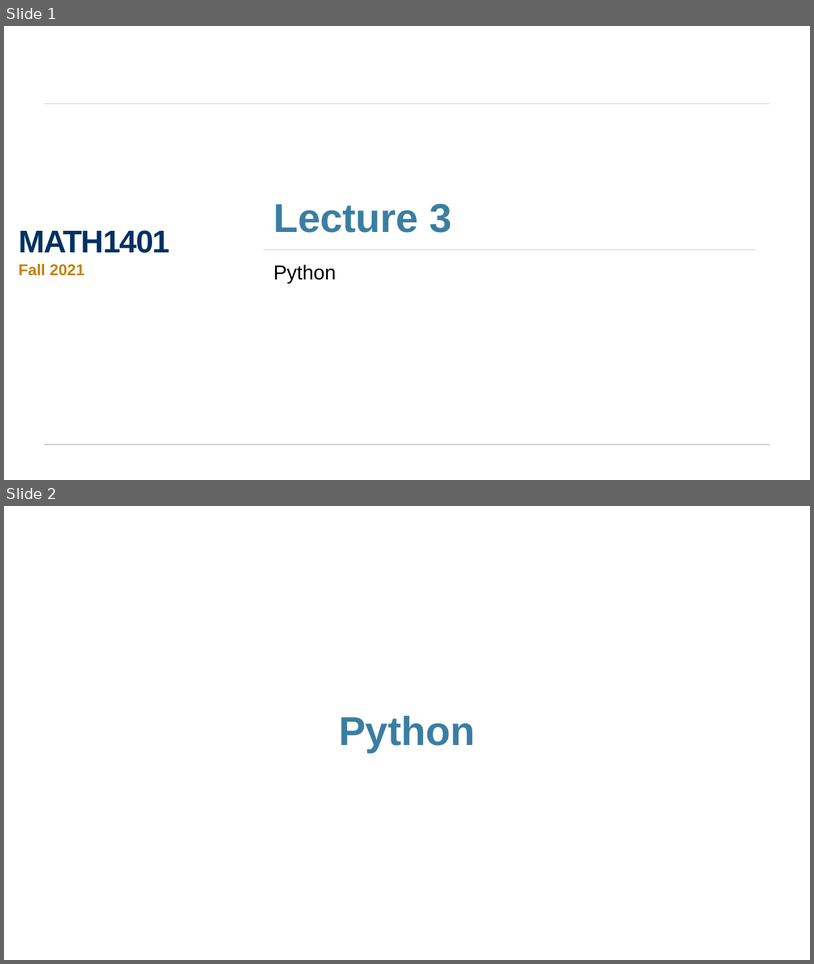
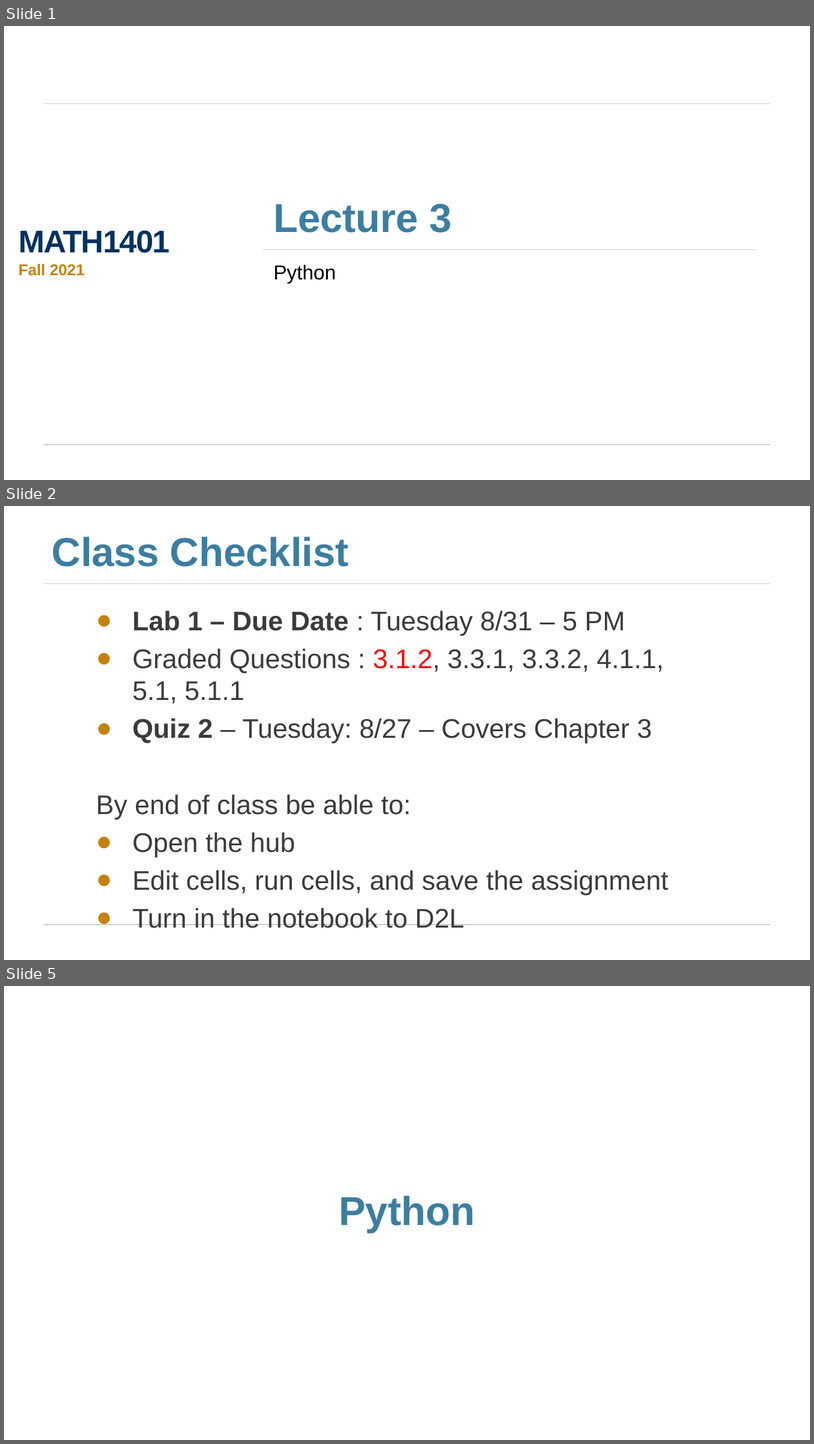
Before and after one commit to jhb10c/d8publicmaterials, a slide deck: Lectures/lec03_Tables.pptx. Shown one above the other, each under a label of ours: slides 1 and 2 before the commit, slides 1, 2 and 5 after it; the slides between them are not shown. The pictures are 814x964 and 814x1444 pixels, drawn with LibreOffice and Linux fonts; fonts in the diff are those of the drawing. Boxes give left, top, right and bottom in pixels: in the first picture for what was removed or moved away, otherwise in the second. Text is boxed around its words. In the diff, an @@ line names an element or a change of style, - is before the commit and + after.

Commit message:
Update Lecture 3 notebooks

```diff
--- a/Lectures/lec03_Tables.pptx
+++ b/Lectures/lec03_Tables.pptx
@@ slide 2 added at box(4, 506, 810, 960), background #FFFFFF; not listed: 2 template elements that a slide beside it also shows @@
@@ title added at box(52, 537, 349, 567), 36 pt, text #3B7EA1, bold @@
+Class Checklist
@@ text added at box(96, 610, 669, 928), 24 pt, text #3B3B3B @@
+  ● Lab 1 – Due Date : Tuesday 8/31 – 5 PM
+  ● Graded Questions : 3.1.2, 3.3.1, 3.3.2, 4.1.1, 5.1, 5.1.1
+  ● Quiz 2 – Tuesday: 8/27 – Covers Chapter 3
+  By end of class be able to:
+  ● Open the hub
+  ● Edit cells, run cells, and save the assignment
+  ● Turn in the notebook to D2L
@@ what was slide 2 is now slide 5 @@
```
Also in this commit, not shown: 2 slides changed, 12 other slides added, 3 other files.
